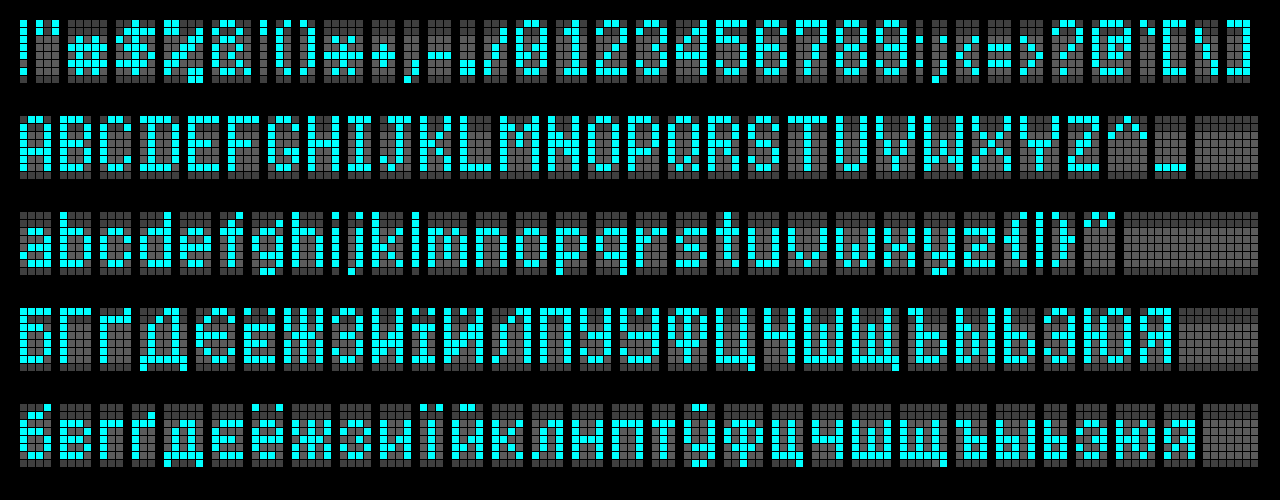
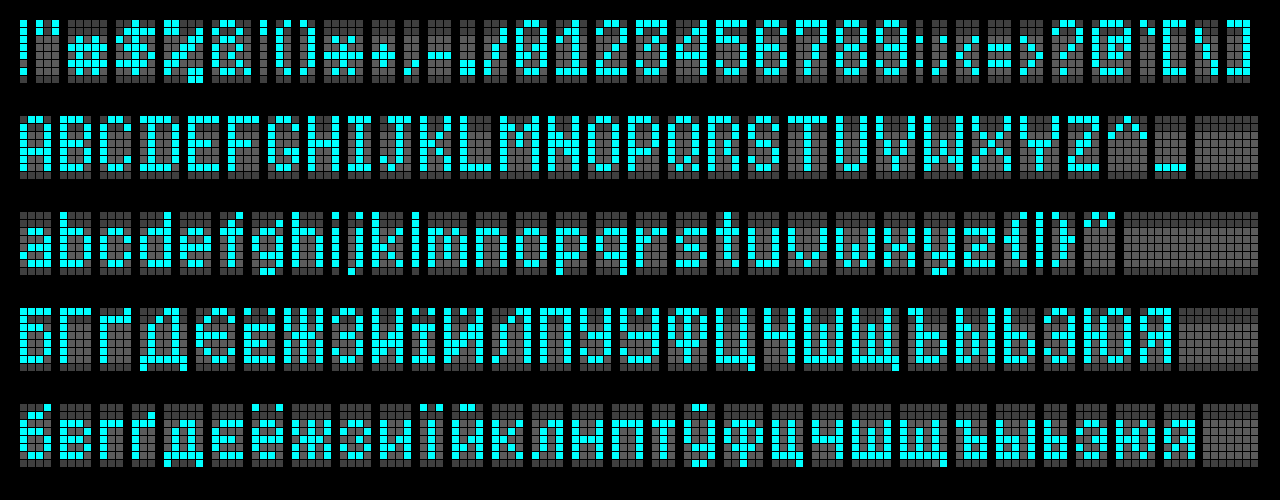
Revision of a layered w=1280, h=500 image; what changed, layer by layer:
painted on "font.png" over [404,20,947,147]
